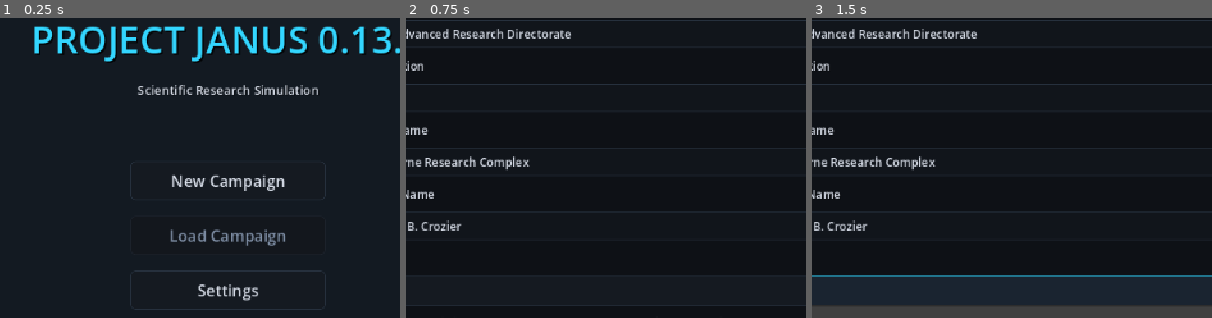
Above: before the commit, frames 1-3 (left to right).
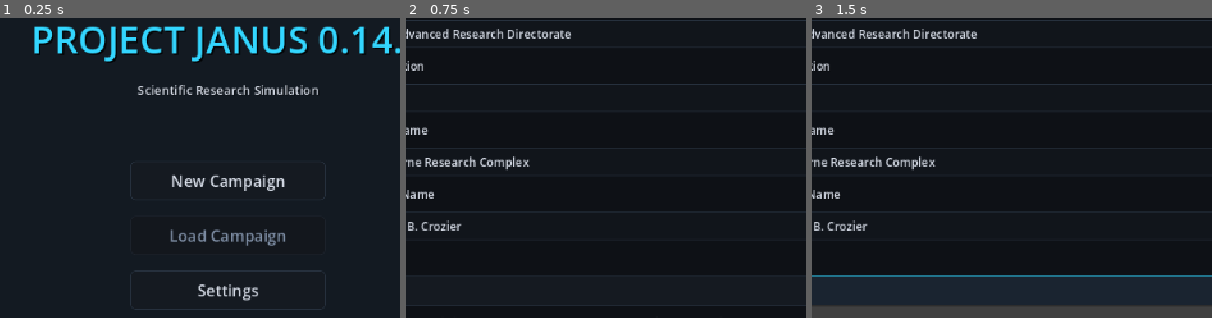
Above: after the commit, the same moments.

Repository: lutecian/project-janus
Game: Godot game, scene res://scenes/main/main_menu.tscn
Same seed, same stepped clock (60 frames per second), same inputs: the game is played once before the commit and once after it.
Inputs:
- Up to frame 1 (0.25 s): no input
- Up to frame 2 (0.75 s): click "New Campaign" at 0.5 s
- Up to frame 3 (1.5 s): click "Normal" at 1.25 s
The pictures show only the part of the screen within x 22-72%, y 9-59%; the shares and areas given below are measured in that part.

The runs differ from the first frame. In frame 1, 0.3% of the frame differs, in the area x 93-98%, y 2-12%; in frame 2, nothing differs; in frame 3, nothing differs.

Commit message:
Version 0.14.0 const

Diff:
--- a/scripts/autoload/game_state.gd
+++ b/scripts/autoload/game_state.gd
@@ -1,6 +1,6 @@
 extends Node
 
-const GAME_VERSION := "0.13.0"
+const GAME_VERSION := "0.14.0"
 const ObservationSimulator = preload("res://scripts/simulation/observation_simulator.gd")
 
 var campaign_id: String = ""
